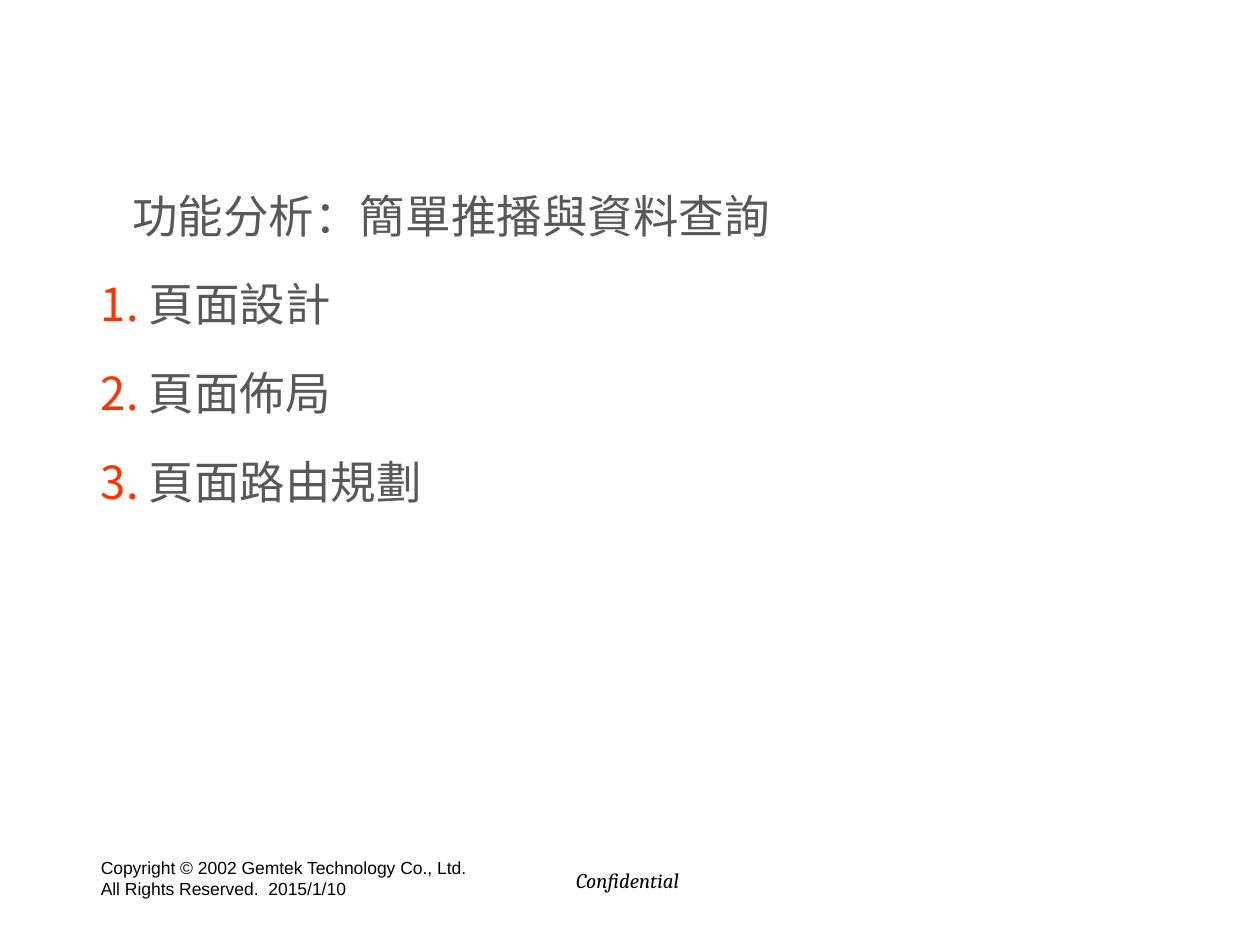
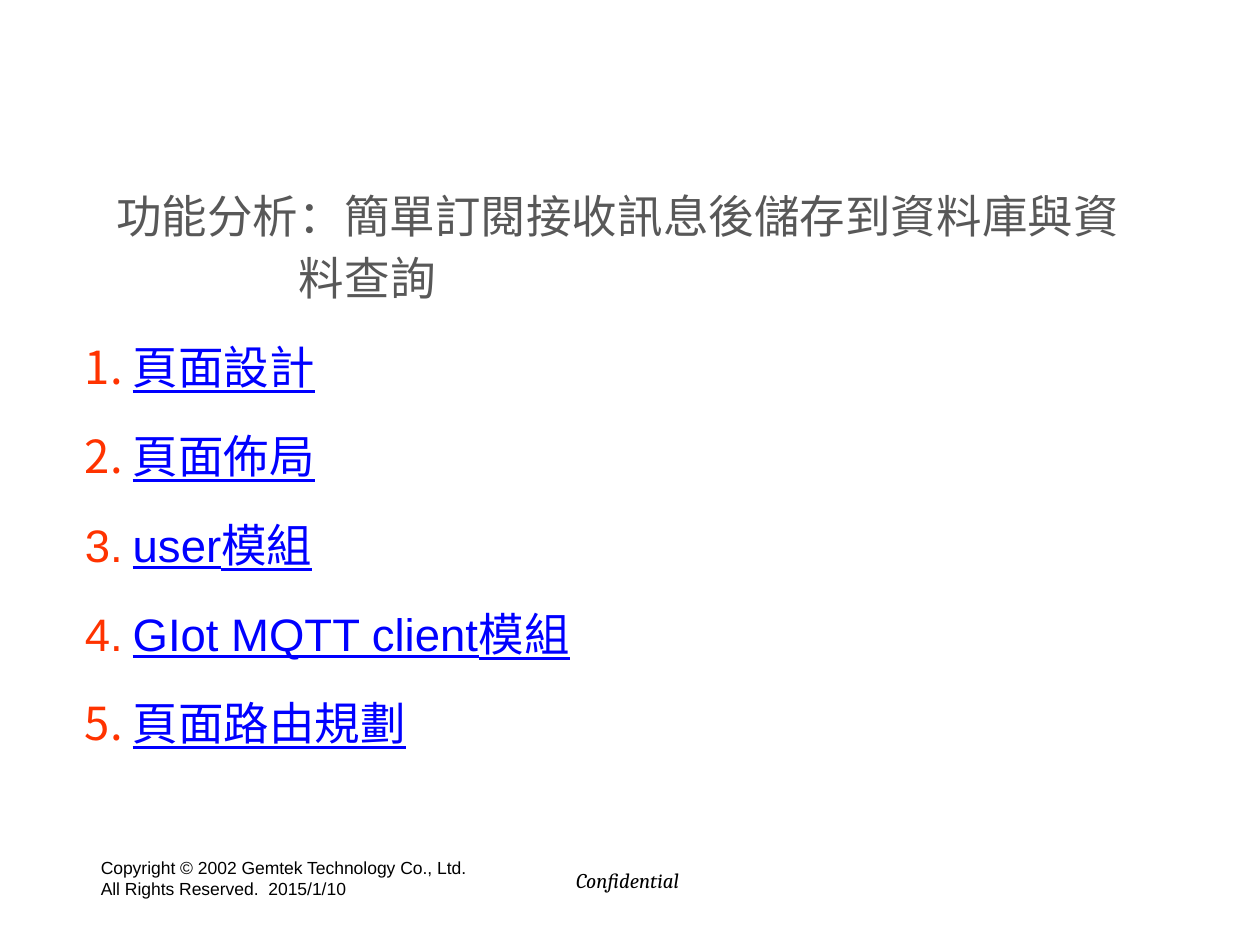
Before and after one commit to hyper570908/demo, a slide deck: slide 41 of doc/GIot_Session2.pptx (slide 46 before the commit). Drawn at 1260x945 pixels with LibreOffice and Linux fonts; fonts in the diff are those of the drawing; background and template pictures are left out. Boxes give left, top, right and bottom in pixels: in the first picture for what was removed or moved away, otherwise in the second. Text is boxed around its words. In the diff, an @@ line names an element or a change of style, - is before the commit and + after.

```diff
--- a/doc/GIot_Session2.pptx
+++ b/doc/GIot_Session2.pptx
@@ text "功能分析：簡單訂閱接收訊息後儲存到資料庫與資 料查詢": place and size @@
-text "功能分析：簡單訂閱接收訊息後儲存到資料庫與資 料查詢" at (132, 194, 770, 503)
+text "功能分析：簡單訂閱接收訊息後儲存到資料庫與資 料查詢" at (116, 194, 1118, 749)
@@ text at (116, 194, 1118, 299): text changed @@
-  功能分析：簡單推播與資料查詢
+  功能分析：簡單訂閱接收訊息後儲存到資料庫與資
+  料查詢
@@ text at (133, 345, 406, 749): text colour #585858 to #0000FF, underline on in "頁面設計", "頁面佈局", "頁面路由規劃" @@
@@ text at (133, 527, 570, 660): paragraphs added @@
+3. user模組
+4. GIot MQTT client模組
```
Also in this commit, not shown: 31 other slides changed, 9 slides added, 11 slides removed.
